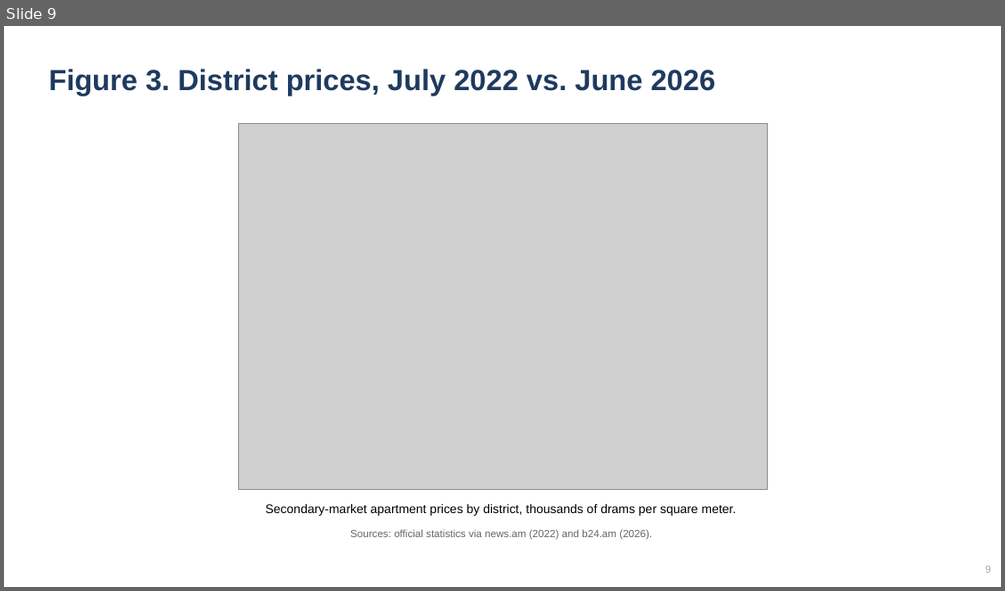
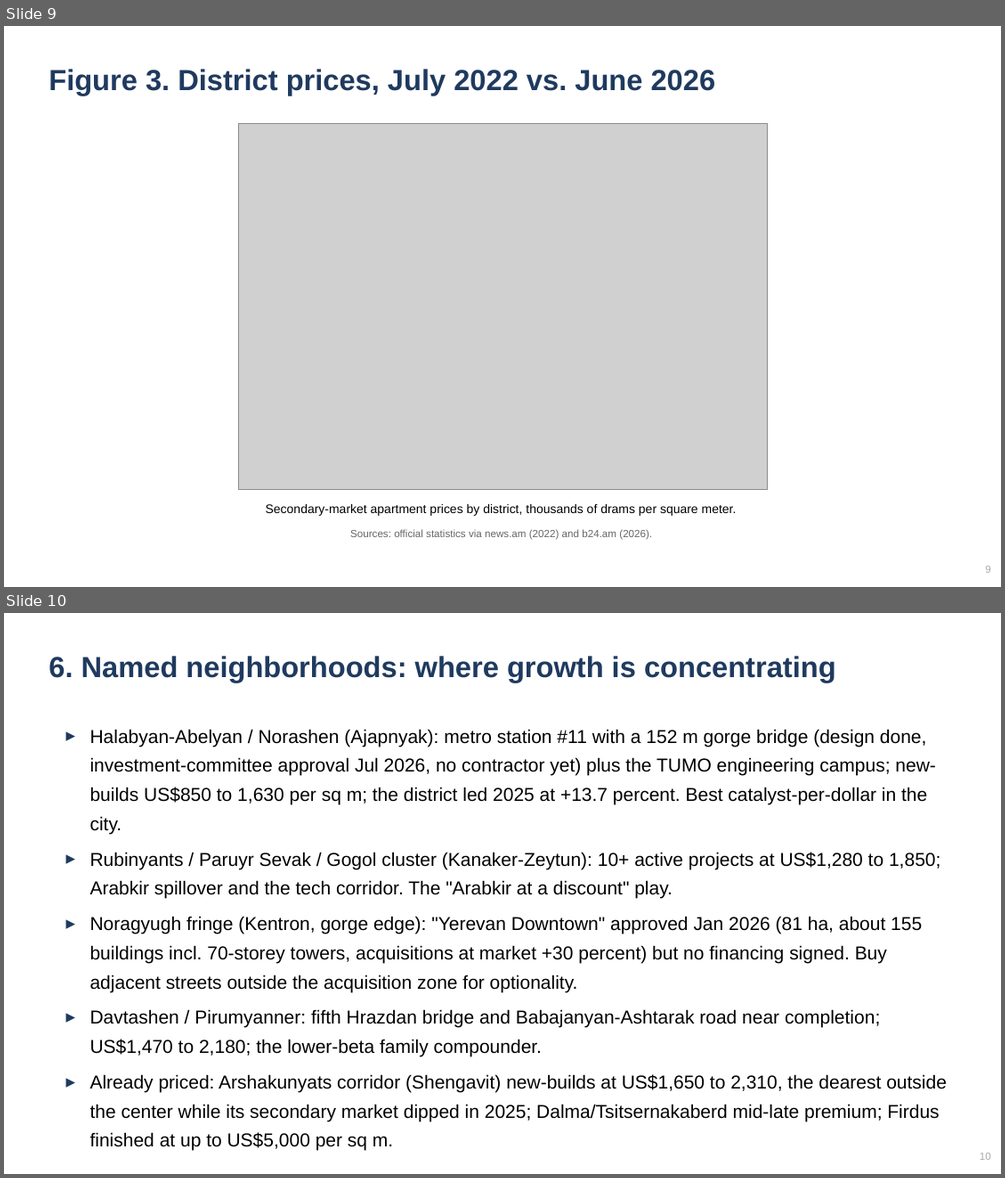
Before and after one commit to rasoolzandvakil-boop/yerevan-housing, a slide deck: Yerevan-Housing-Market-Slides.pptx. Shown one above the other, each under a label of ours: slide 9 before the commit, slides 9 and 10 after it. The pictures are 1005x591 and 1005x1178 pixels, drawn with LibreOffice and Linux fonts; fonts in the diff are those of the drawing; grey boxes stand for pictures. Boxes give left, top, right and bottom in pixels: in the first picture for what was removed or moved away, otherwise in the second. Text is boxed around its words. In the diff, an @@ line names an element or a change of style, - is before the commit and + after.

```diff
--- a/Yerevan-Housing-Market-Slides.pptx
+++ b/Yerevan-Housing-Market-Slides.pptx
@@ slide 10 added at [4,613,1001,1174], background #FFFFFF @@
@@ text added at [48,656,836,682], 28 pt, text #1F3A5F, bold @@
+6. Named neighborhoods: where growth is concentrating
@@ text added at [90,729,947,1149], 18 pt, text #000000 @@
+▸ Halabyan-Abelyan / Norashen (Ajapnyak): metro station #11 with a 152 m gorge bridge (design done, investment-committee approval Jul 2026, no contractor yet) plus the TUMO engineering campus; new-builds US$850 to 1,630 per sq m; the district led 2025 at +13.7 percent. Best catalyst-per-dollar in the city.
+▸ Rubinyants / Paruyr Sevak / Gogol cluster (Kanaker-Zeytun): 10+ active projects at US$1,280 to 1,850; Arabkir spillover and the tech corridor. The "Arabkir at a discount" play.
+▸ Noragyugh fringe (Kentron, gorge edge): "Yerevan Downtown" approved Jan 2026 (81 ha, about 155 buildings incl. 70-storey towers, acquisitions at market +30 percent) but no financing signed. Buy adjacent streets outside the acquisition zone for optionality.
+▸ Davtashen / Pirumyanner: fifth Hrazdan bridge and Babajanyan-Ashtarak road near completion; US$1,470 to 2,180; the lower-beta family compounder.
+▸ Already priced: Arshakunyats corridor (Shengavit) new-builds at US$1,650 to 2,310, the dearest outside the center while its secondary market dipped in 2025; Dalma/Tsitsernakaberd mid-late premium; Firdus finished at up to US$5,000 per sq m.
@@ text added at [979,1152,991,1159], 10 pt, text #AAAAAA @@
+10
```
Also in this commit, not shown: 13 slides changed, 1 other slide added, 1 other file.
